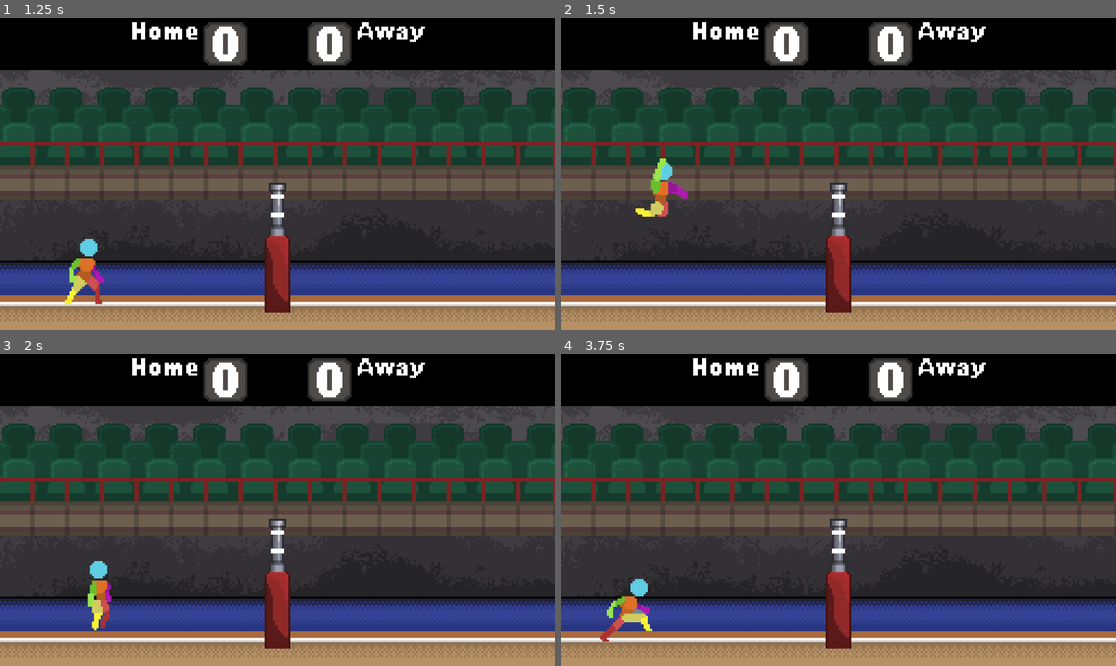
Above: before the commit, frames 1-4 (two rows, left to right).
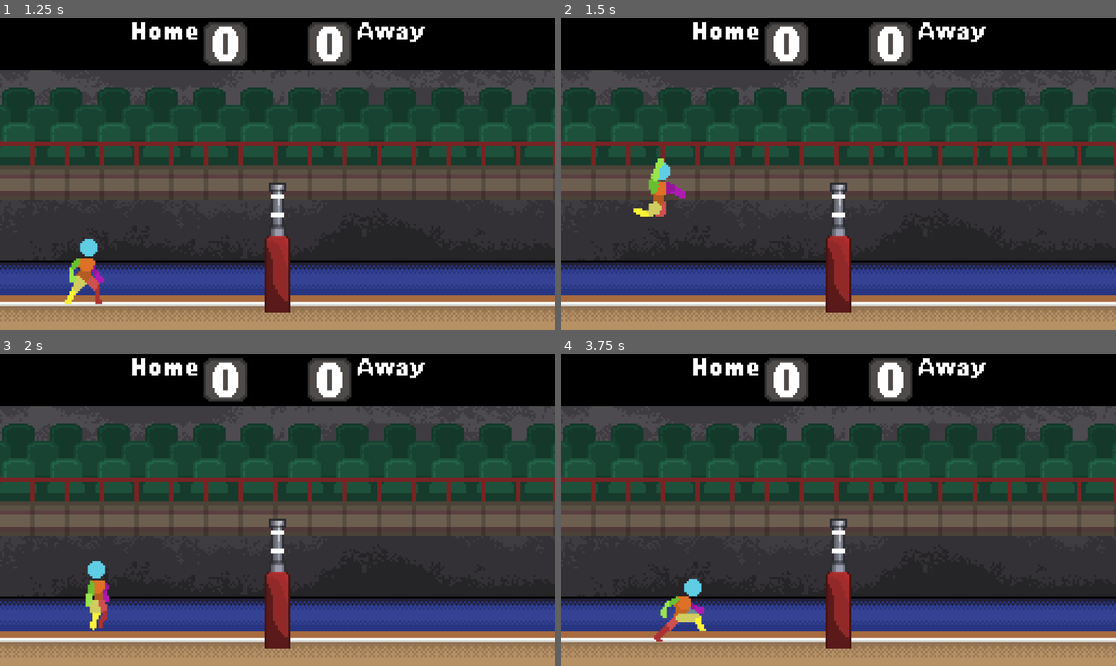
Above: after the commit, the same moments.

Repository: wonderdip/Arcade-Game
Game: Godot game, scene res://Scenes/main_menu.tscn
Two runs of this game, one before a commit and one after it. Both use one fixed random seed, a clock stepped at 60 frames per second and the inputs below.
Inputs:
- Up to frame 1 (1.25 s): click "Soloplayer" at 0.5 s
- Up to frame 2 (1.5 s): tap Enter at 1.25 s; hold D (right) from 1.28 s (still down); hold W (jump) from 1.28 s (still down); tap E (hit) at 1.35 s
- Up to frame 3 (2 s): keep holding D (right); keep holding W (jump)
- Up to frame 4 (3.75 s): release W (jump) at 2.03 s; tap W (jump) at 2.1, 2.27, 2.57, 3.05 s; tap E (hit) at 2.3 s; release D (right) at 2.78 s; hold A (left) 2.78-3.53 s; hold C (bump) 2.78-3.53 s; hold D (right) from 3.53 s (still down); tap L (bump_2) at 3.6 s

Frame 1 is identical in both runs. In frame 2, 0.3% of the frame differs, in the area x 13-23%, y 44-64%; in frame 3, 0.3%; in frame 4, 1.5%, in the area x 7-27%, y 71-93%.

Commit message:
tweaked some stuff

Diff:
--- a/Scenes/ball.tscn
+++ b/Scenes/ball.tscn
@@ -43,6 +43,8 @@
 linear_damp = 0.5
 angular_damp = 2.0
 script = ExtResource("1_ij5cq")
+normal_gravity_scale = 0.6
+hover_linear_damp = 1.1
 max_velocity = 400.0
 
 [node name="Sprite2D" type="Sprite2D" parent="."]
--- a/Scenes/player.tscn
+++ b/Scenes/player.tscn
@@ -248,6 +248,8 @@
 collision_priority = 20.0
 safe_margin = 0.2
 script = ExtResource("1_cvnsp")
+Speed = 140.0
+Friction = 1300.0
 
 [node name="Sprite" type="AnimatedSprite2D" parent="."]
 position = Vector2(0, -1)
--- a/Scenes/world.tscn
+++ b/Scenes/world.tscn
@@ -183,7 +183,12 @@
 [node name="MultiplayerSynchronizer" type="MultiplayerSynchronizer" parent="."]
 replication_config = SubResource("SceneReplicationConfig_c5t2i")
 
+[node name="BallTimer" type="Timer" parent="."]
+wait_time = 2.0
+one_shot = true
+
 [connection signal="body_entered" from="PlayerOneSide" to="." method="_on_player_one_side_body_entered"]
 [connection signal="body_entered" from="PlayerTwoSide" to="." method="_on_player_two_side_body_entered"]
 [connection signal="body_entered" from="Block Zone" to="." method="_on_block_zone_body_entered"]
 [connection signal="body_exited" from="Block Zone" to="." method="_on_block_zone_body_exited"]
+[connection signal="timeout" from="BallTimer" to="." method="_on_ball_timer_timeout"]
--- a/Scripts/local_player_manager.gd
+++ b/Scripts/local_player_manager.gd
@@ -8,10 +8,10 @@
 
 # Spawn positions for each player
 var spawn_positions = [
-	Vector2(40, 112),   # Player 1
-	Vector2(216, 112),   # Player 2
-	Vector2(40, 112),
-	Vector2(216, 112)
+	Vector2(30, 112),   # Player 1
+	Vector2(226, 112),   # Player 2
+	Vector2(30, 112),
+	Vector2(226, 112)
 ]
 
 var ready_to_accept_players: bool = false
--- a/Scripts/player.gd
+++ b/Scripts/player.gd
@@ -77,7 +77,7 @@
 	# --- Movement and Actions ---
 	# Apply gravity with floaty jump feel
 	if is_blocking:
-		block_gravity_mult = 1.5  # increase this for lower jumps
+		block_gravity_mult = 1.3  # increase this for lower jumps
 	else:
 		block_gravity_mult = 1
 
@@ -98,6 +98,8 @@
 
 	if is_bumping or is_setting:
 		speed_mult = 0.2
+	elif is_hitting:
+		speed_mult = 0.4
 	else:
 		speed_mult = 1
 
--- a/Scripts/player_arms.gd
+++ b/Scripts/player_arms.gd
@@ -130,7 +130,7 @@
 	if is_bumping:
 		hit_direction = Vector2(0.2 if facing_right else -0.2, -1).normalized()
 		impulse = hit_direction * bump_force + Vector2(0, bump_upward_force)
-	elif is_hitting:
+	elif is_hitting or is_blocking:
 		hit_direction = Vector2(1 if facing_right else -1, -0.2).normalized()
 		impulse = hit_direction * hit_force + Vector2(0, -downward_force)
 	elif is_setting:
--- a/Scripts/world.gd
+++ b/Scripts/world.gd
@@ -4,6 +4,7 @@
 @onready var player_scene: PackedScene = preload("res://Scenes/player.tscn")
 @onready var score_board: Node2D = $ScoreBoard
 @onready var multiplayer_spawner: MultiplayerSpawner = $MultiplayerSpawner
+@onready var ball_timer: Timer = $BallTimer
 
 var active_ball: Node2D = null
 var ball_spawned: bool = false
@@ -125,6 +126,7 @@
 
 func _on_ball_scored(_side: int) -> void:
 	ball_spawned = false
+	ball_timer.start()
 
 func _on_player_one_side_body_entered(body: Node2D) -> void:
 	if body.is_in_group("ball"):
@@ -145,3 +147,13 @@
 func _on_block_zone_body_exited(body: Node2D) -> void:
 	if body is CharacterBody2D and "in_blockzone" in body:
 		body.in_blockzone = false
+
+
+func _on_ball_timer_timeout() -> void:
+	if is_network_mode:
+		if multiplayer.is_server():
+			spawn_ball()
+		else:
+			rpc_id(1, "request_ball_spawn")
+	elif Networkhandler.is_local and spawned_players.size() >= 2:
+		spawn_ball_local()
Not shown, added: export_presets.cfg
